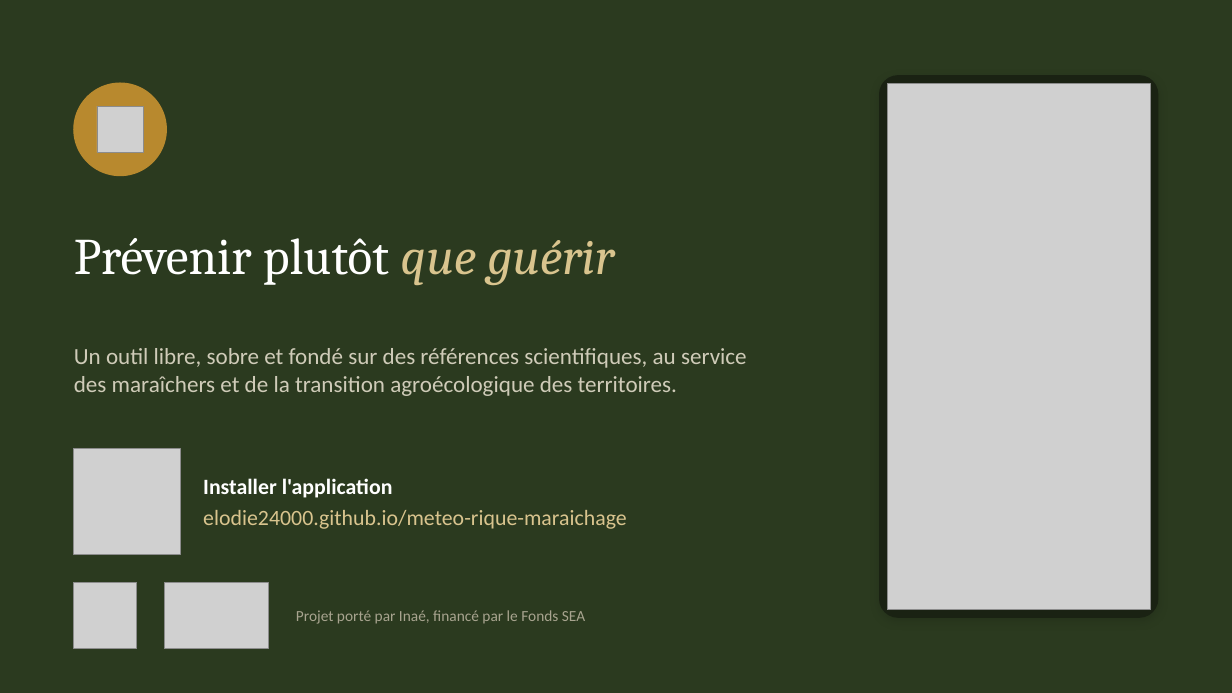
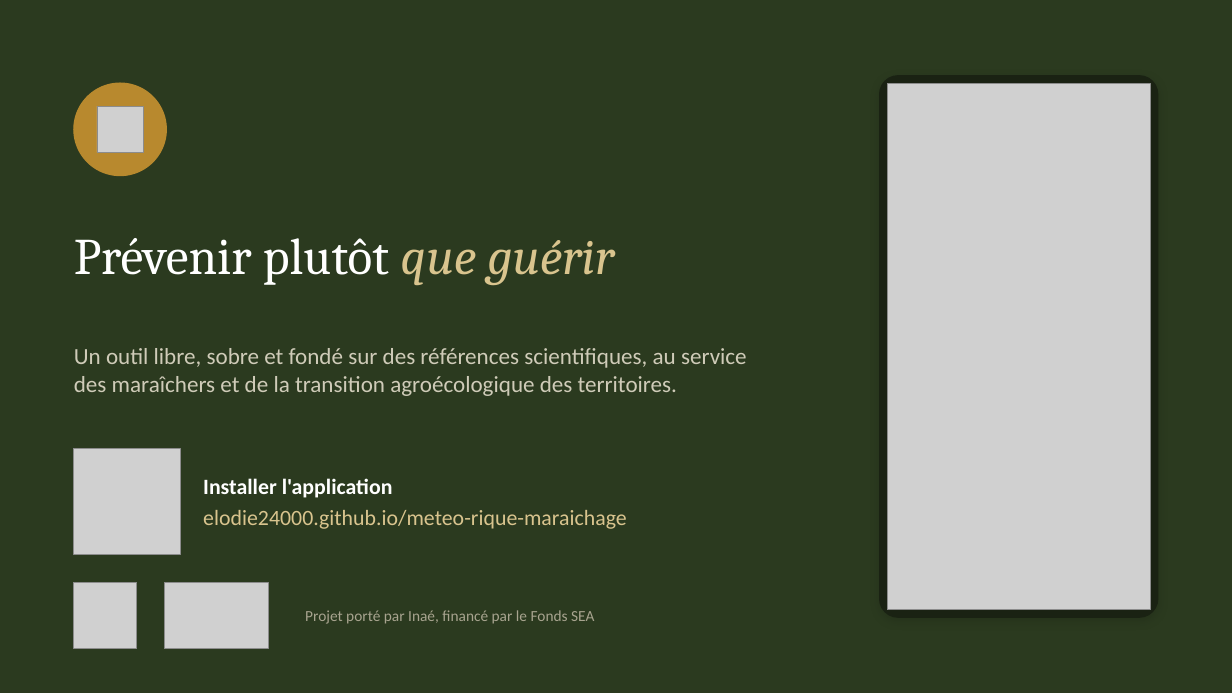
Before and after one commit to elodie24000/meteo-rique-maraichage, a slide deck: slide 11 of presentation/Presentation_outil_maraichage.pptx. Drawn at 1232x693 pixels with LibreOffice and Linux fonts; fonts in the diff are those of the drawing; grey boxes stand for pictures. Boxes give left, top, right and bottom in pixels: in the first picture for what was removed or moved away, otherwise in the second. Text is boxed around its words. In the diff, an @@ line names an element or a change of style, - is before the commit and + after.

```diff
--- a/presentation/Presentation_outil_maraichage.pptx
+++ b/presentation/Presentation_outil_maraichage.pptx
@@ text "Projet porté par Inaé, financé ...": place and size @@
-text "Projet porté par Inaé, financé ..." at (296,610,585,624)
+text "Projet porté par Inaé, financé ..." at (305,610,594,624)
```
Also in this commit, not shown: 1 other slide changed.
